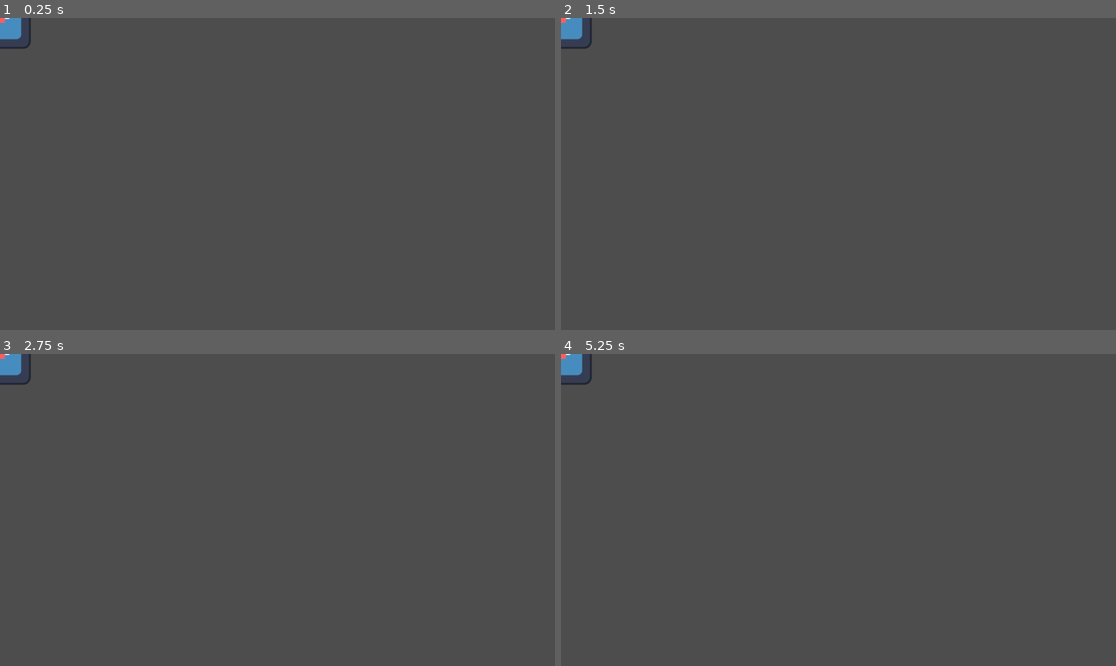
Above: before the commit, frames 1-4 (two rows, left to right).
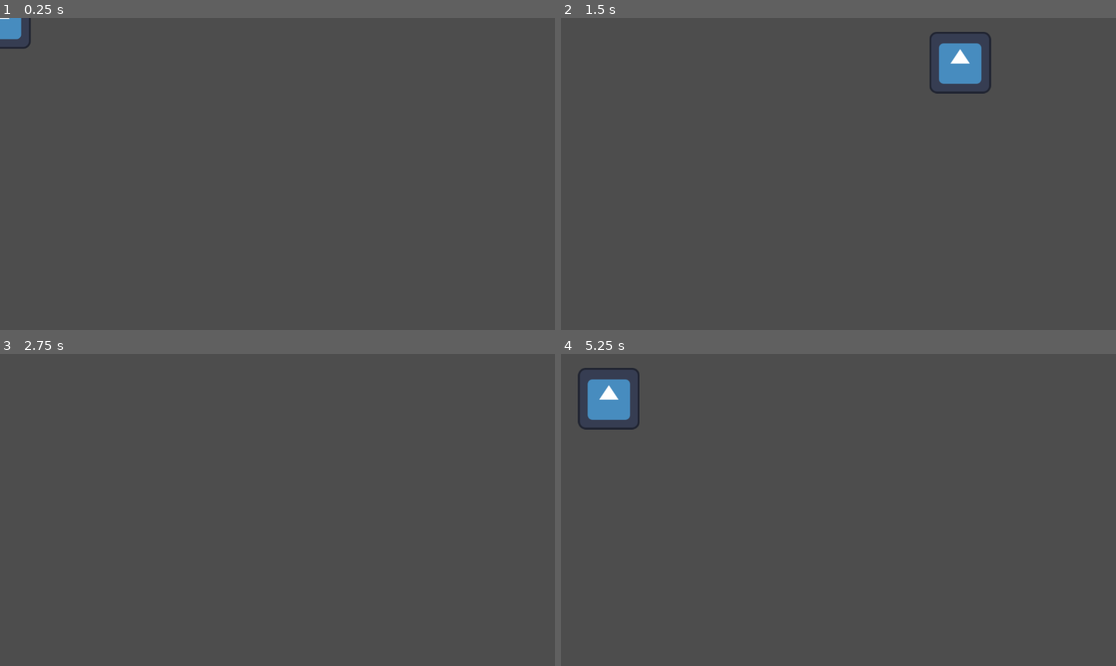
Above: after the commit, the same moments.

Repository: pick-ax-e/Mini-Jam-156-Jame-Gam-29
Game: Godot game, scene res://scenes/player.tscn
The game is run twice, just before and just after one commit, with the same random seed, the same clock (stepped at 60 frames per second) and the same inputs. Before the commit the project starts from res://scenes/main.tscn. The engine's default icon, where the game draws it, is replaced by a stand-in: a white triangle on a blue panel in a dark square.
Inputs:
- Up to frame 1 (0.25 s): no input
- Up to frame 2 (1.5 s): tap Enter at 0.5 s; hold D (moveRight, bound only after the commit) 0.53-1.28 s; hold S (moveBack, bound only after the commit) from 1.28 s (still down)
- Up to frame 3 (2.75 s): release S (moveBack, bound only after the commit) at 2.03 s; hold D (moveRight, bound only after the commit) from 2.03 s (still down)
- Up to frame 4 (5.25 s): tap Space at 2.75, 4.25 s; release D (moveRight, bound only after the commit) at 2.78 s; hold W (moveForward, bound only after the commit) 2.78-3.53 s; tap Enter at 3.5 s; hold A (moveLeft, bound only after the commit) 3.53-5.03 s; hold S (moveBack, bound only after the commit) from 5.03 s (still down)

The runs differ from the first frame. In frame 1, less than 0.1% of the frame differs, in the area x 0-1%, y 0-2%; in frame 2, 1.6%, in the area x 0-78%, y 0-25%; in frame 3, 0.3%; in frame 4, 1.6%.
Error before the commit: Invalid access to property or key 'position' on a base object of type 'null instance'. (res://scripts/enemy/basic_enemy.gd:26)

Commit message:
Input mapping

Diff:
--- a/project.godot
+++ b/project.godot
@@ -11,7 +11,7 @@
 [application]
 
 config/name="Mini Jam 156 Jame Gam 29"
-run/main_scene="res://scenes/main.tscn"
+run/main_scene="res://scenes/player.tscn"
 config/features=PackedStringArray("4.2", "Forward Plus")
 config/icon="res://resources/icon.svg"
 
@@ -23,6 +23,49 @@
 
 project/assembly_name="Mini Jam 156 Jame Gam 29"
 
+[input]
+
+moveLeft={
+"deadzone": 0.5,
+"events": [Object(InputEventKey,"resource_local_to_scene":false,"resource_name":"","device":-1,"window_id":0,"alt_pressed":false,"shift_pressed":false,"ctrl_pressed":false,"meta_pressed":false,"pressed":false,"keycode":0,"physical_keycode":65,"key_label":0,"unicode":97,"echo":false,"script":null)
+, Object(InputEventKey,"resource_local_to_scene":false,"resource_name":"","device":-1,"window_id":0,"alt_pressed":false,"shift_pressed":false,"ctrl_pressed":false,"meta_pressed":false,"pressed":false,"keycode":0,"physical_keycode":4194319,"key_label":0,"unicode":0,"echo":false,"script":null)
+]
+}
+moveRight={
+"deadzone": 0.5,
+"events": [Object(InputEventKey,"resource_local_to_scene":false,"resource_name":"","device":-1,"window_id":0,"alt_pressed":false,"shift_pressed":false,"ctrl_pressed":false,"meta_pressed":false,"pressed":false,"keycode":0,"physical_keycode":68,"key_label":0,"unicode":100,"echo":false,"script":null)
+, Object(InputEventKey,"resource_local_to_scene":false,"resource_name":"","device":-1,"window_id":0,"alt_pressed":false,"shift_pressed":false,"ctrl_pressed":false,"meta_pressed":false,"pressed":false,"keycode":0,"physical_keycode":4194321,"key_label":0,"unicode":0,"echo":false,"script":null)
+]
+}
+moveForward={
+"deadzone": 0.5,
+"events": [Object(InputEventKey,"resource_local_to_scene":false,"resource_name":"","device":-1,"window_id":0,"alt_pressed":false,"shift_pressed":false,"ctrl_pressed":false,"meta_pressed":false,"pressed":false,"keycode":0,"physical_keycode":87,"key_label":0,"unicode":119,"echo":false,"script":null)
+, Object(InputEventKey,"resource_local_to_scene":false,"resource_name":"","device":-1,"window_id":0,"alt_pressed":false,"shift_pressed":false,"ctrl_pressed":false,"meta_pressed":false,"pressed":false,"keycode":0,"physical_keycode":4194320,"key_label":0,"unicode":0,"echo":false,"script":null)
+]
+}
+moveBack={
+"deadzone": 0.5,
+"events": [Object(InputEventKey,"resource_local_to_scene":false,"resource_name":"","device":-1,"window_id":0,"alt_pressed":false,"shift_pressed":false,"ctrl_pressed":false,"meta_pressed":false,"pressed":false,"keycode":0,"physical_keycode":83,"key_label":0,"unicode":115,"echo":false,"script":null)
+, Object(InputEventKey,"resource_local_to_scene":false,"resource_name":"","device":-1,"window_id":0,"alt_pressed":false,"shift_pressed":false,"ctrl_pressed":false,"meta_pressed":false,"pressed":false,"keycode":0,"physical_keycode":4194322,"key_label":0,"unicode":0,"echo":false,"script":null)
+]
+}
+attack1={
+"deadzone": 0.5,
+"events": []
+}
+attack2={
+"deadzone": 0.5,
+"events": []
+}
+attack3={
+"deadzone": 0.5,
+"events": []
+}
+special={
+"deadzone": 0.5,
+"events": []
+}
+
 [layer_names]
 
 2d_physics/layer_1="Ground"
--- a/scripts/Player/player.gd
+++ b/scripts/Player/player.gd
@@ -2,7 +2,7 @@
 
 const accel = 100;
 const friction = 0.925;
-const noInputFriction = 0.925;
+const noInputFriction = 0.8;
 var wishDir: Vector2 = Vector2.ZERO
 
 
